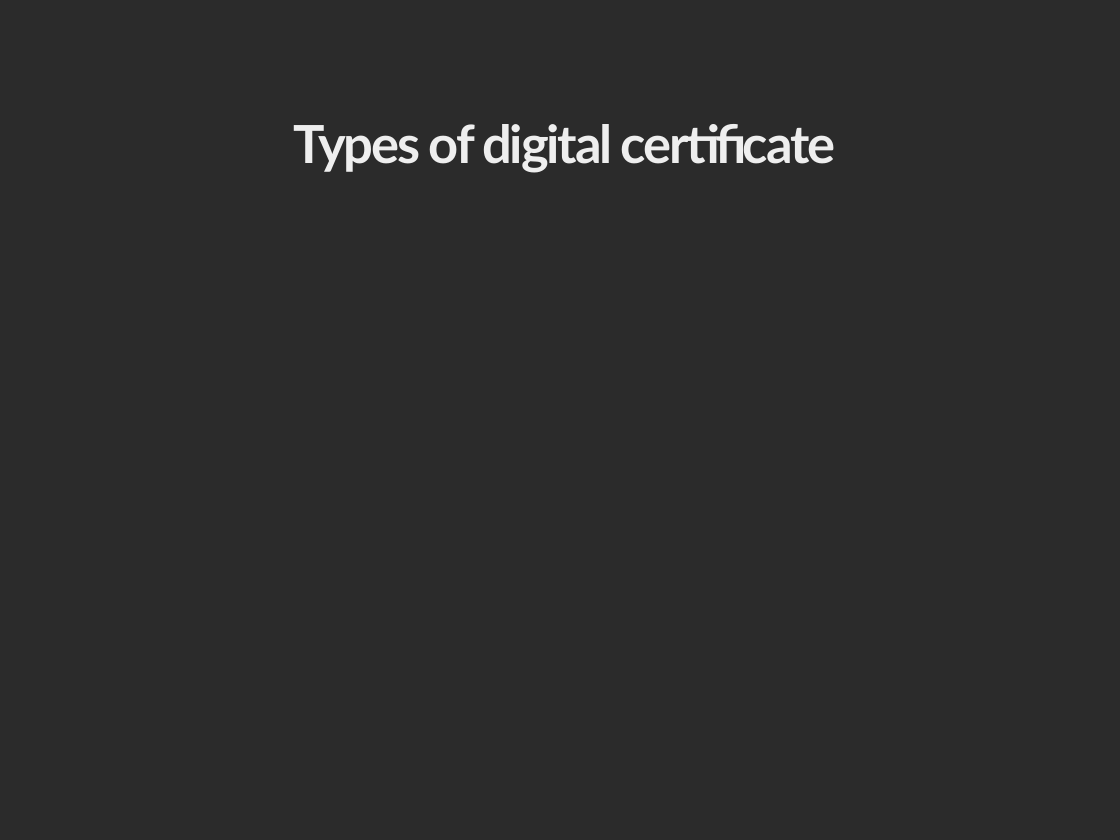
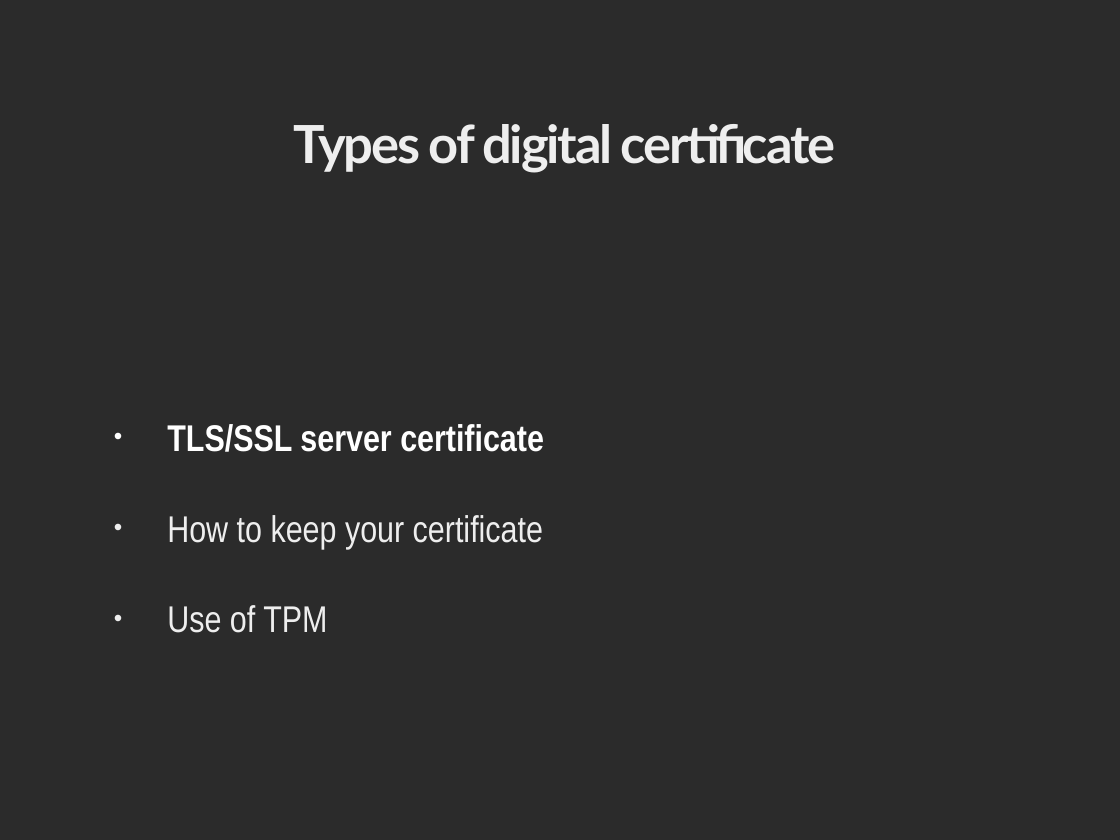
Before and after one commit to RebeccaLiu0/computer-security, a slide deck: slide 5 of digital certificate_new.pptx. Drawn at 1120x840 pixels with LibreOffice and Linux fonts; fonts in the diff are those of the drawing; background and template pictures are left out; a plain dark background stands for a picture behind light text. Boxes give left, top, right and bottom in pixels: in the first picture for what was removed or moved away, otherwise in the second. Text is boxed around its words. In the diff, an @@ line names an element or a change of style, - is before the commit and + after.

```diff
--- a/digital certificate_new.pptx
+++ b/digital certificate_new.pptx
@@ text added at (167,424,544,633), 34 pt, text #EEEEEE @@
+• TLS/SSL server certificate
+• How to keep your certificate
+• Use of TPM
```
Also in this commit, not shown: 3 other slides changed, 3 slides added, 1 slide removed.
